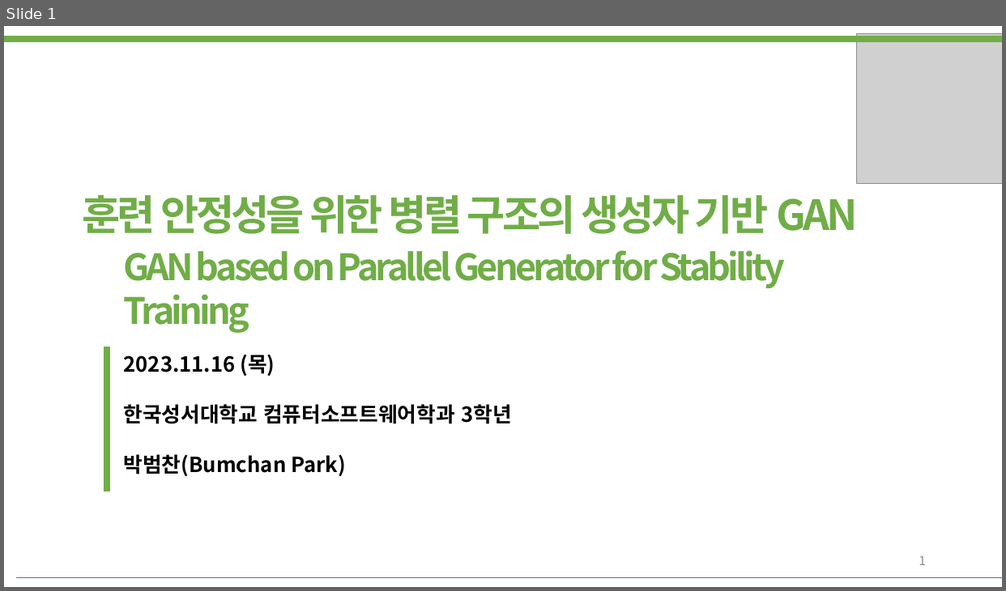
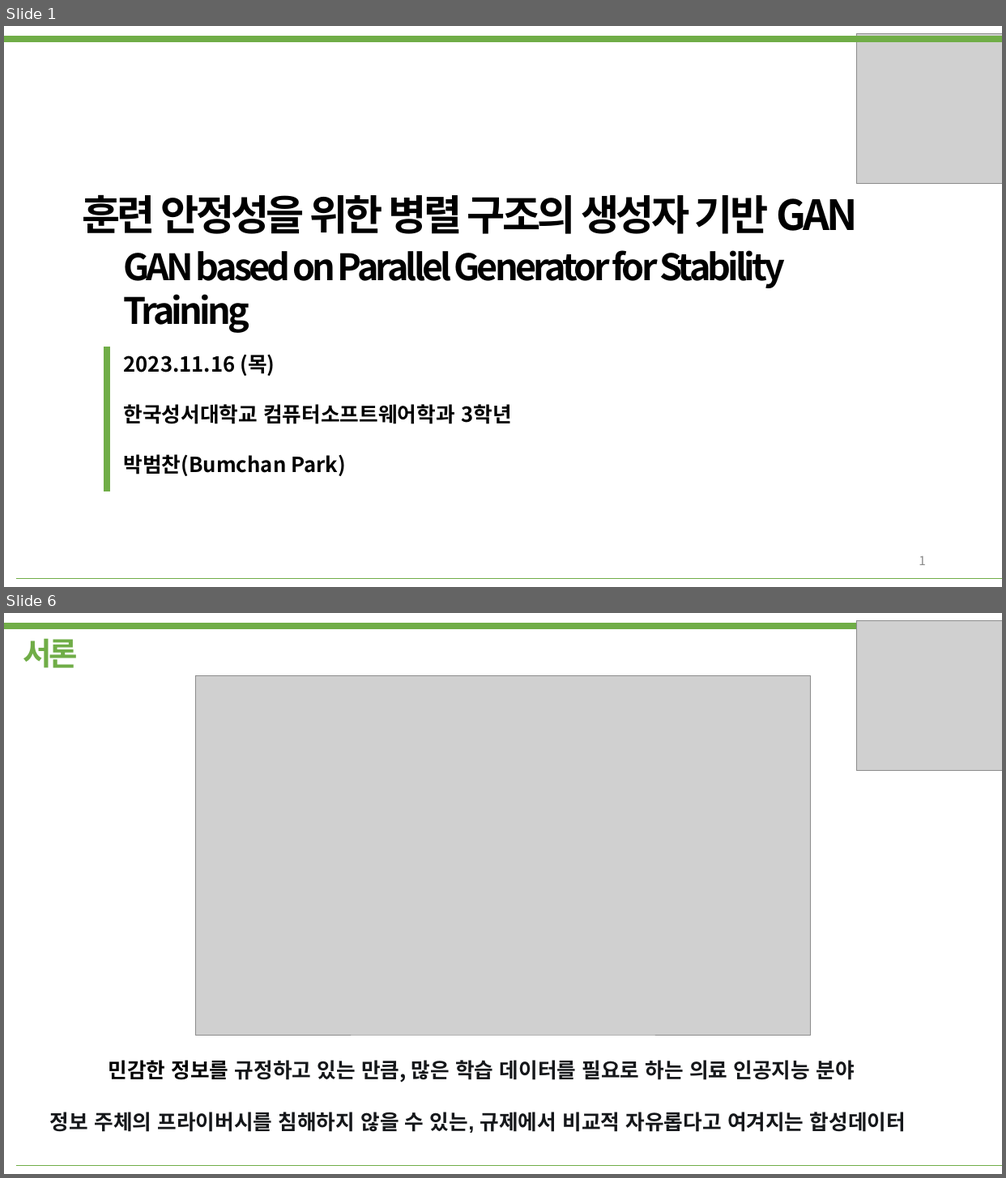
Before and after one commit to bumcoding/GAN_Indicators, a slide deck: 발표자료.pptx. Shown one above the other, each under a label of ours: slide 1 before the commit, slides 1 and 6 after it; the slides between them are not shown. The pictures are 1006x591 and 1006x1178 pixels, drawn with LibreOffice and Linux fonts; fonts in the diff are those of the drawing; grey boxes stand for pictures. Boxes give left, top, right and bottom in pixels: in the first picture for what was removed or moved away, otherwise in the second. Text is boxed around its words. In the diff, an @@ line names an element or a change of style, - is before the commit and + after.

```diff
--- a/발표자료.pptx
+++ b/발표자료.pptx
@@ slide 6 added at <box>4,613,1002,1174</box>, background #FFFFFF @@
@@ line added from (4, 627) to (1002, 627), #70AD47 6 pt @@
@@ picture added at <box>857,621,1002,771</box> @@
@@ text added at <box>23,638,78,668</box>, 30 pt, text #70AD47, bold @@
+서론
@@ picture added at <box>196,676,810,1035</box> @@
@@ text added at <box>108,1060,854,1083</box>, 20 pt, text #15171A, bold @@
+민감한 정보를 규정하고 있는 만큼, 많은 학습 데이터를 필요로 하는 의료 인공지능 분야
@@ text added at <box>50,1112,906,1133</box>, 20 pt, text #15171A, bold @@
+정보 주체의 프라이버시를 침해하지 않을 수 있는, 규제에서 비교적 자유롭다고 여겨지는 합성데이터
@@ line added from (16, 1165) to (1002, 1165), #70AD47 0.25 pt @@
@@ slide 1 changed as well @@
@@ text "훈련 안정성을 위한 병렬 구조의 ..." at <box>83,194,858,234</box>: text colour #70AD47 to #000000 @@
@@ text "GAN based on Parallel Generator ..." at <box>124,250,786,333</box>: text colour #70AD47 to #000000 @@
@@ line (16, 578) - (1002, 578): stroke #4472C4 0.25 pt to #70AD47 0.25 pt @@
```
Also in this commit, not shown: 11 other slides added, 1 slide removed, 3 other files.
